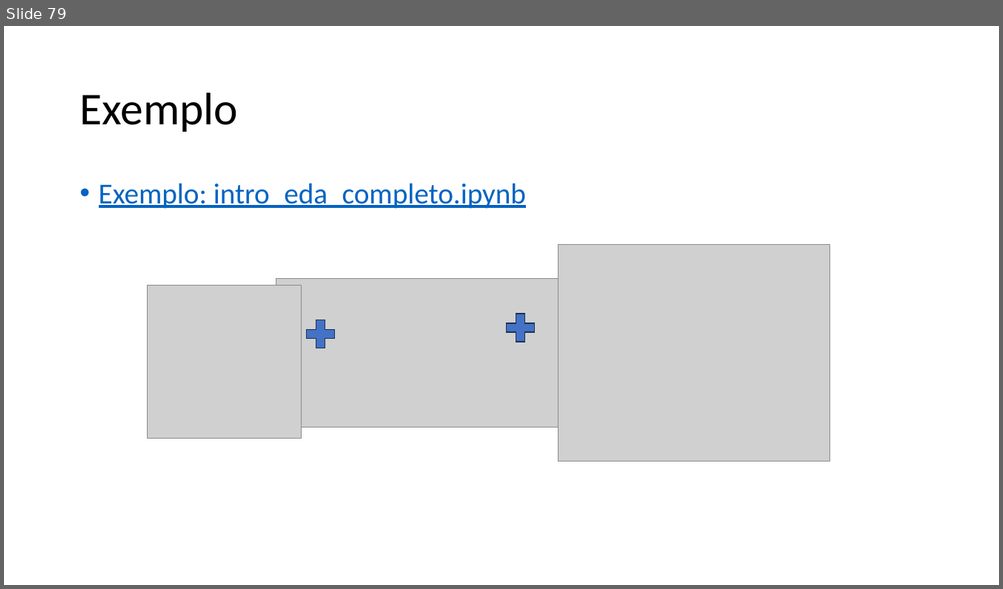
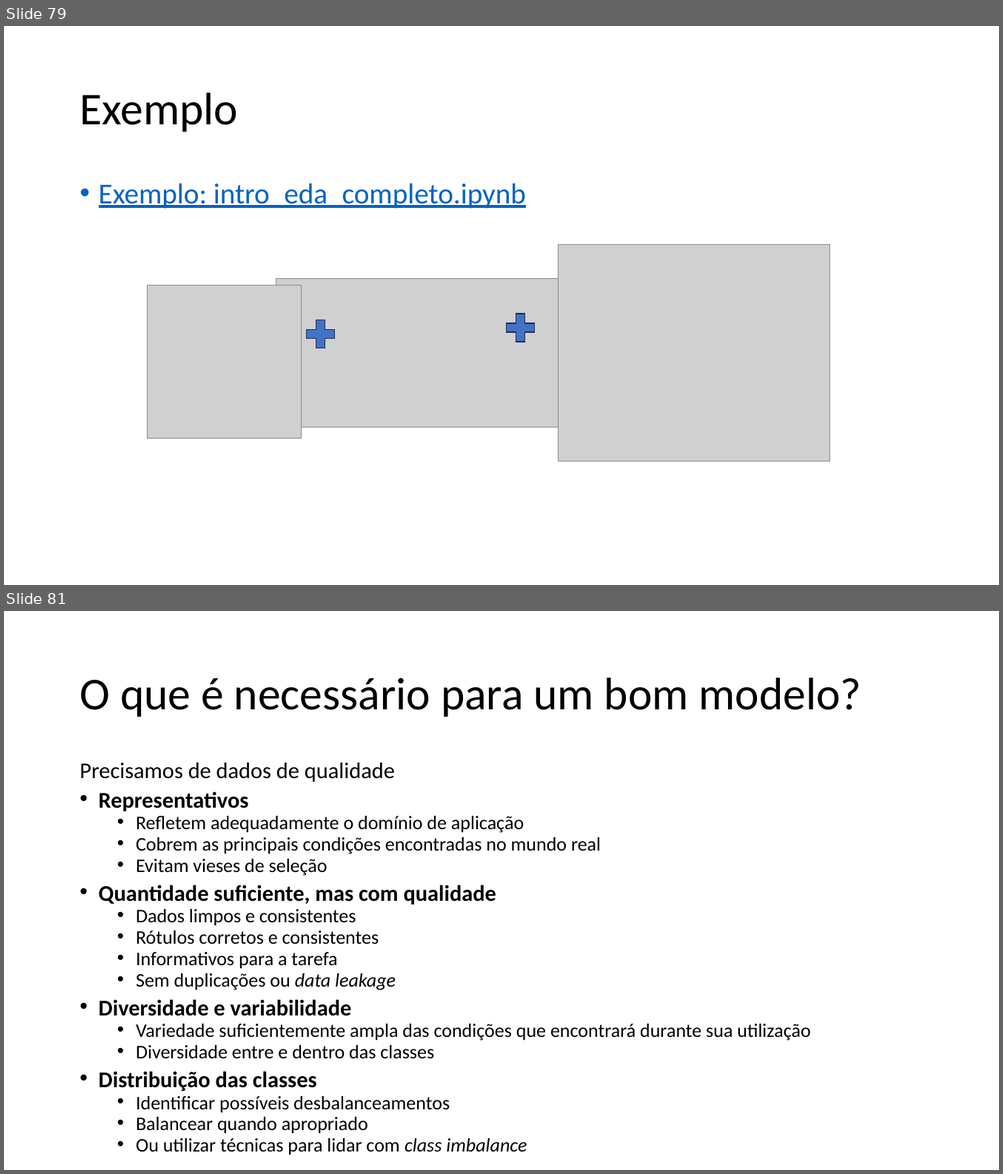
Before and after one commit to zz4fap/c24_inteligencia_artificial, a slide deck: slides/C24_EDA.pptx. Shown one above the other, each under a label of ours: slide 79 before the commit, slides 79 and 81 after it; the slides between them are not shown. The pictures are 1003x589 and 1003x1174 pixels, drawn with LibreOffice and Linux fonts; fonts in the diff are those of the drawing; grey boxes stand for pictures. Boxes give left, top, right and bottom in pixels: in the first picture for what was removed or moved away, otherwise in the second. Text is boxed around its words. In the diff, an @@ line names an element or a change of style, - is before the commit and + after.

```diff
--- a/slides/C24_EDA.pptx
+++ b/slides/C24_EDA.pptx
@@ slide 81 added at box(4, 611, 999, 1170), background #FFFFFF @@
@@ title added at box(79, 678, 862, 717), 44 pt, text #000000 @@
+O que é necessário para um bom modelo?
@@ text added at box(79, 763, 810, 1156), 18.6 pt, text #000000 @@
+Precisamos de dados de qualidade
+• Representativos
+  • Refletem adequadamente o domínio de aplicação
+  • Cobrem as principais condições encontradas no mundo real
+  • Evitam vieses de seleção
+• Quantidade suficiente, mas com qualidade
+  • Dados limpos e consistentes
+  • Rótulos corretos e consistentes
+  • Informativos para a tarefa
+  • Sem duplicações ou data leakage
+• Diversidade e variabilidade
+  • Variedade suficientemente ampla das condições que encontrará durante sua utilização
+  • Diversidade entre e dentro das classes
+• Distribuição das classes
+  • Identificar possíveis desbalanceamentos
+  • Balancear quando apropriado
+  • Ou utilizar técnicas para lidar com class imbalance
```
Also in this commit, not shown: 1 other slide added, 2 other files.
